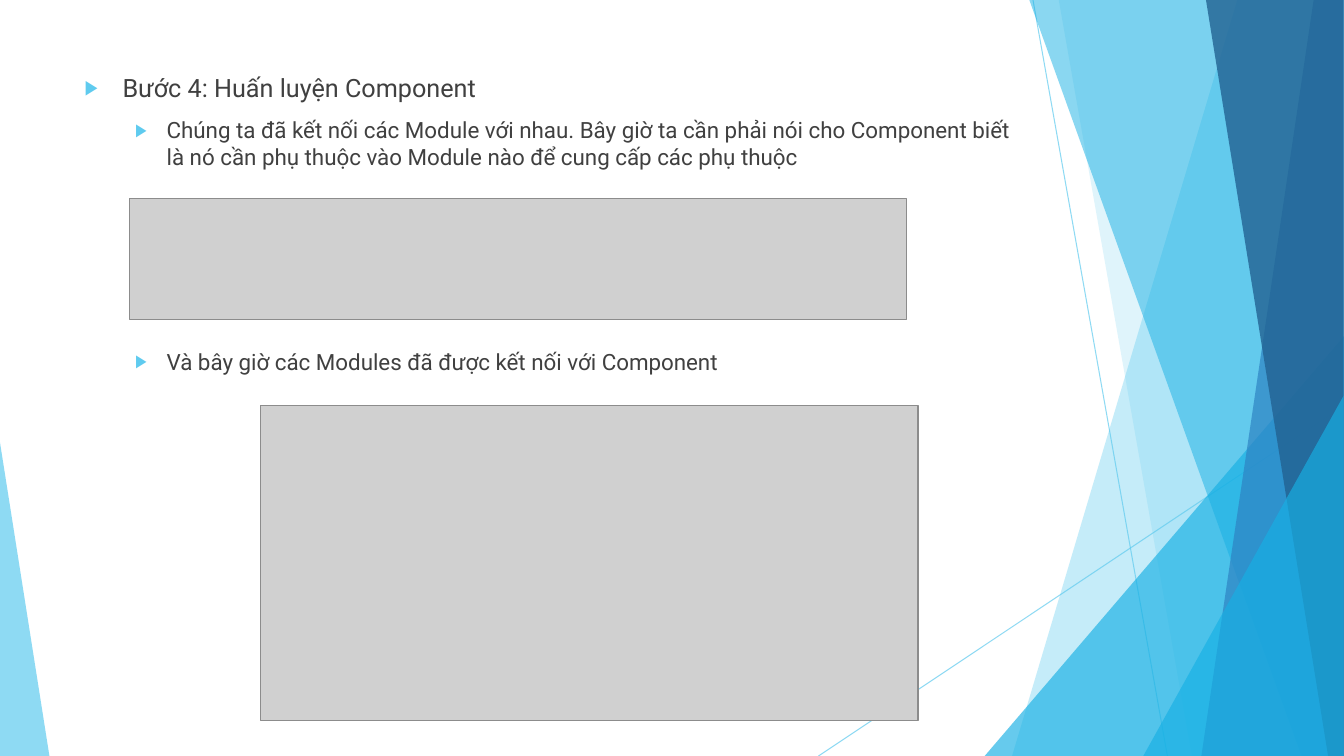
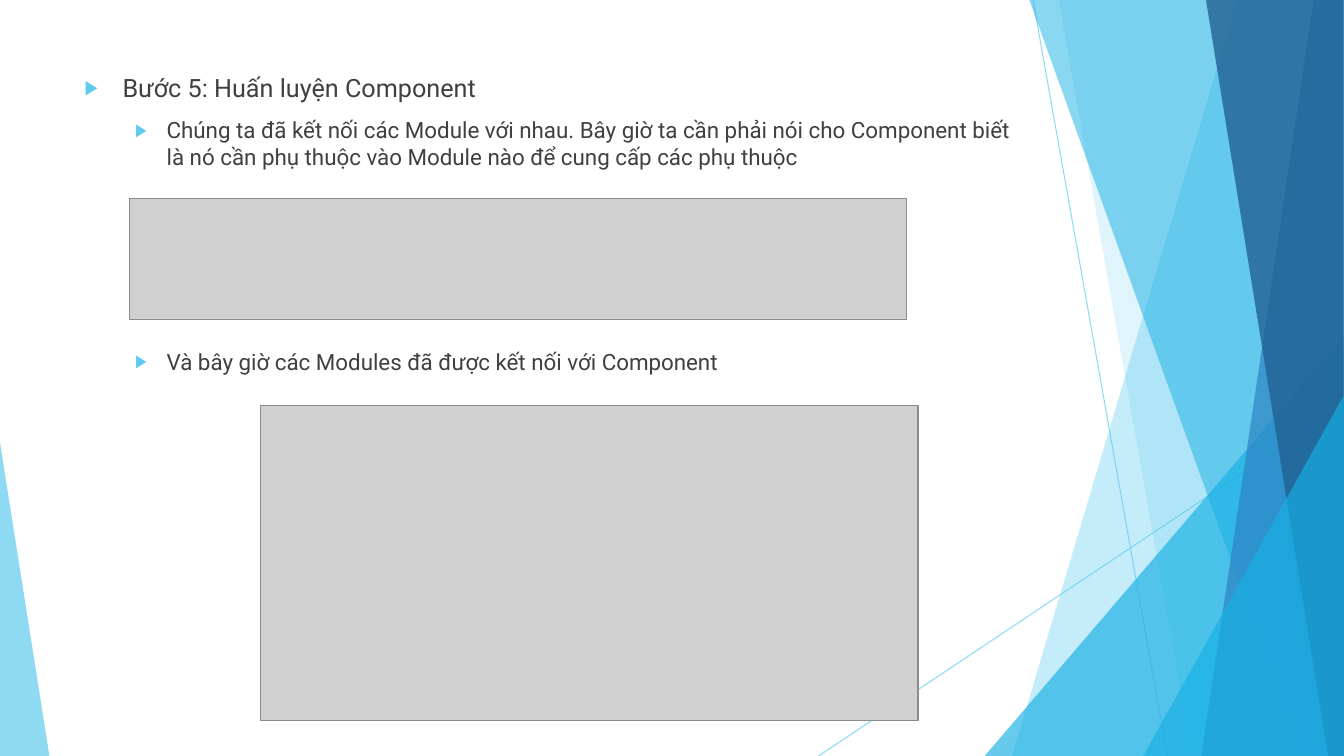
Before and after one commit to NguyenThanhCong1510331/Dagger2, a slide deck: slide 21 of Dagger2-Report.pptx (slide 26 before the commit). Drawn at 1344x756 pixels with LibreOffice and Linux fonts; fonts in the diff are those of the drawing; grey boxes stand for pictures. Boxes give left, top, right and bottom in pixels: in the first picture for what was removed or moved away, otherwise in the second. Text is boxed around its words. In the diff, an @@ line names an element or a change of style, - is before the commit and + after.

```diff
--- a/Dagger2-Report.pptx
+++ b/Dagger2-Report.pptx
@@ text at (123, 76, 476, 103): text changed @@
-▶ Bước 4: Huấn luyện Component
+▶ Bước 5: Huấn luyện Component
```
Also in this commit, not shown: 3 other slides changed, 6 slides added, 5 slides removed.
